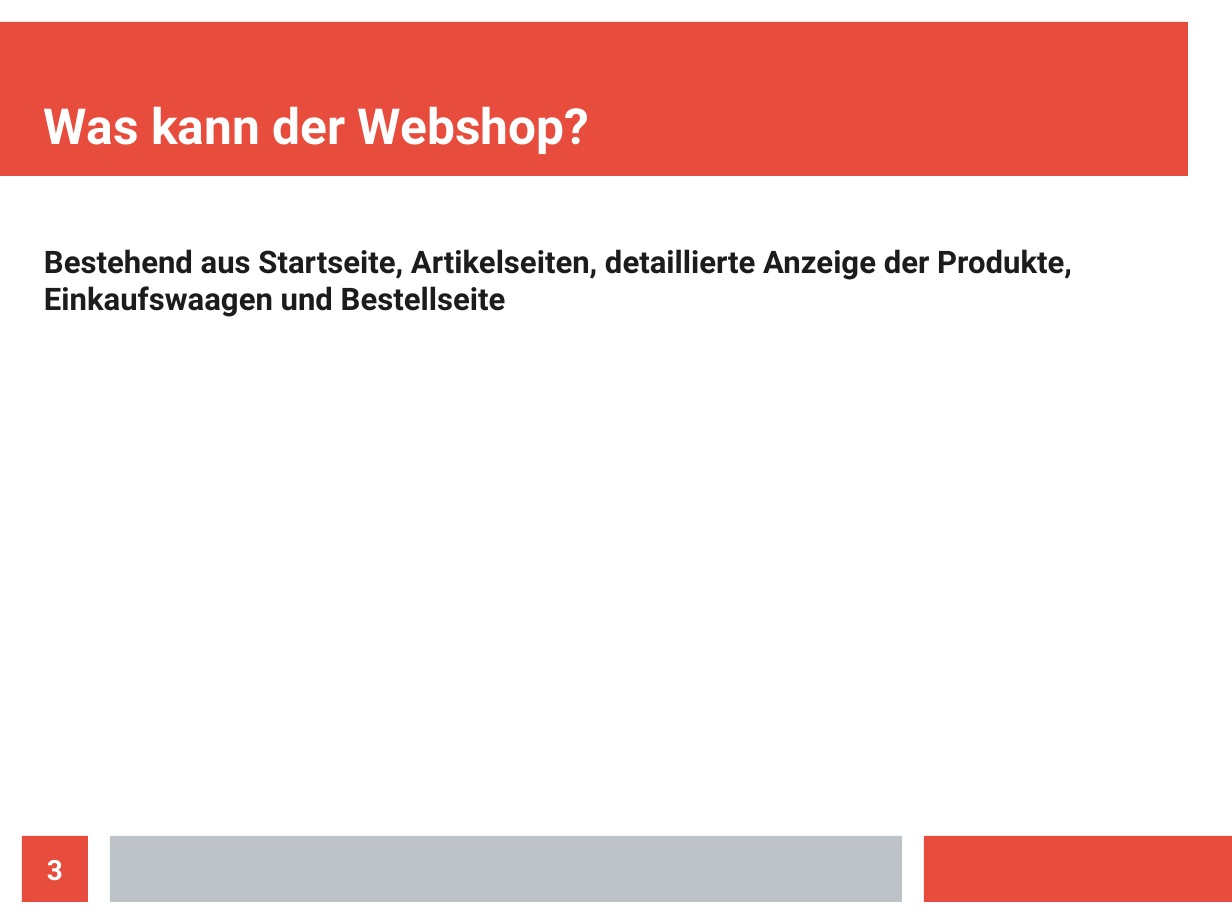
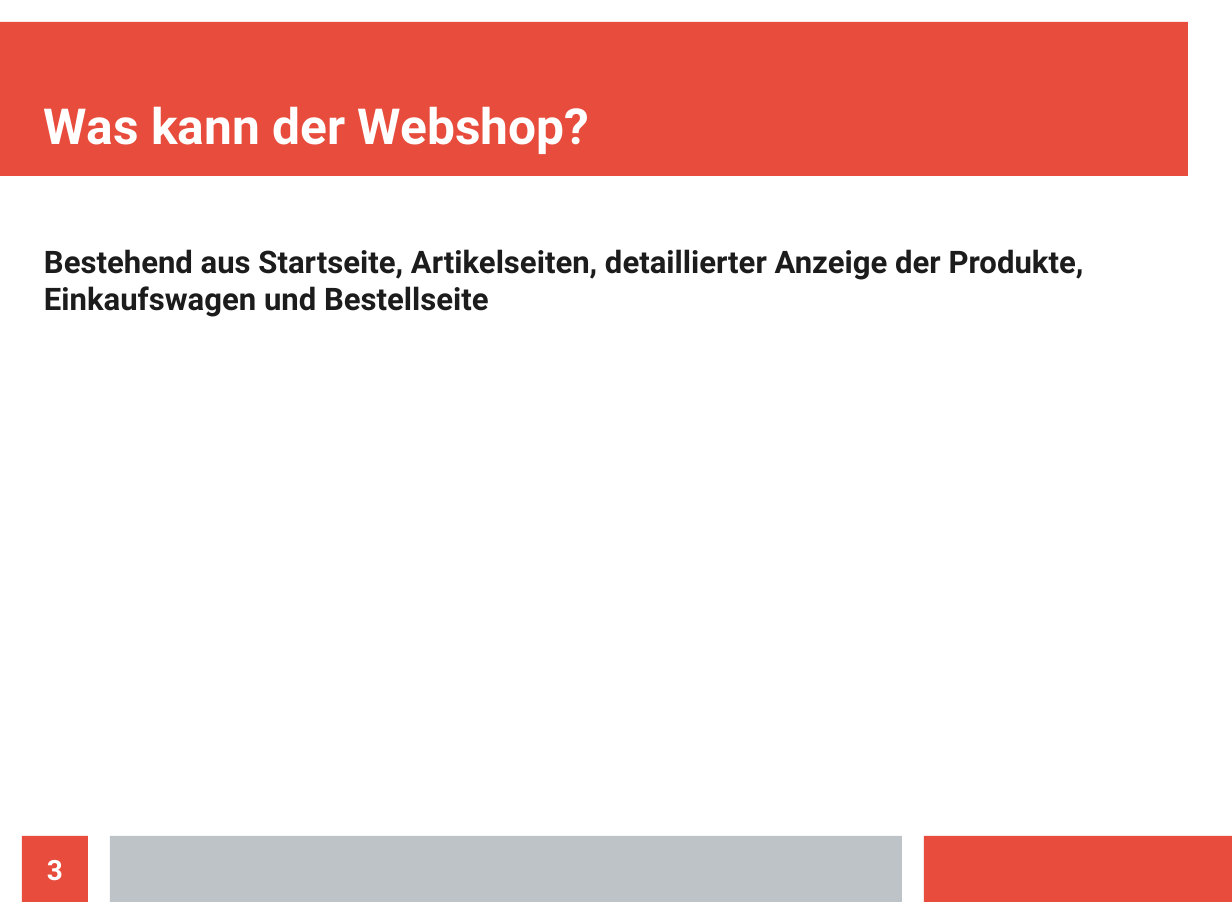
Before and after one commit to ts311/WebAnw2, a slide deck: slide 3 of Presentation/presentatiion.odp. Drawn at 1232x924 pixels with LibreOffice and Linux fonts; fonts in the diff are those of the drawing. Boxes give left, top, right and bottom in pixels: in the first picture for what was removed or moved away, otherwise in the second. Text is boxed around its words. In the diff, an @@ line names an element or a change of style, - is before the commit and + after.

Commit message:
fixed typos

```diff
--- a/Presentation/presentatiion.odp
+++ b/Presentation/presentatiion.odp
@@ text at (44,249,1084,317): text changed @@
-Bestehend aus Startseite, Artikelseiten, detaillierte Anzeige der Produkte, Einkaufswaagen und Bestellseite
+Bestehend aus Startseite, Artikelseiten, detaillierter Anzeige der Produkte, Einkaufswagen und Bestellseite
```
Also in this commit, not shown: 4 other slides changed.
